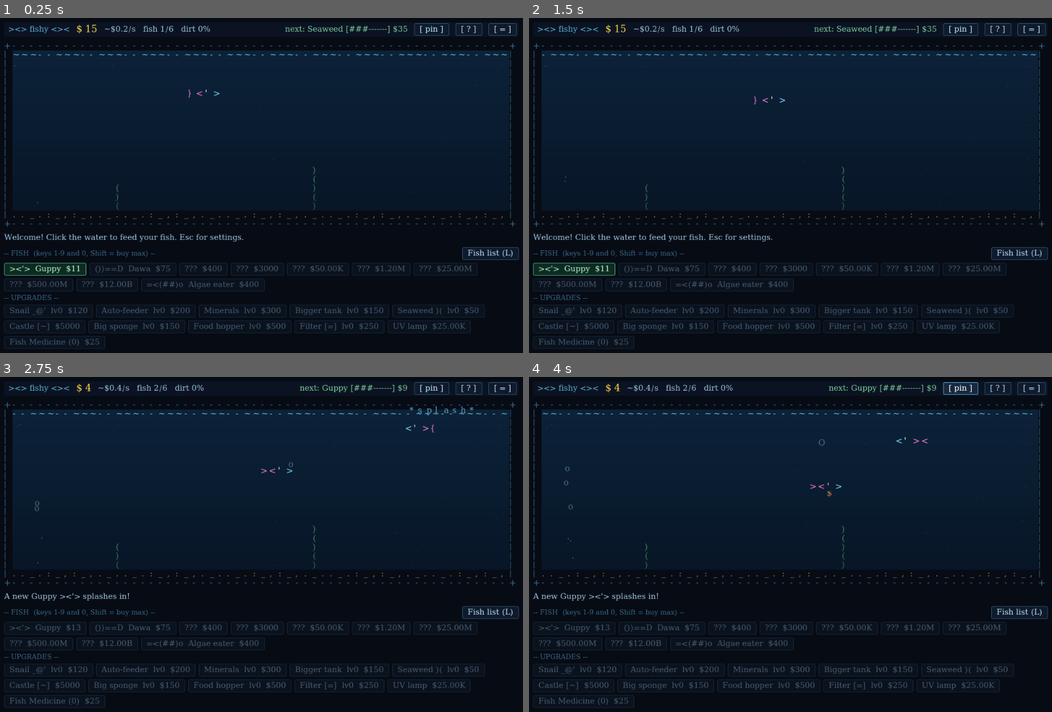
Above: before the commit, frames 1-4 (two rows, left to right).
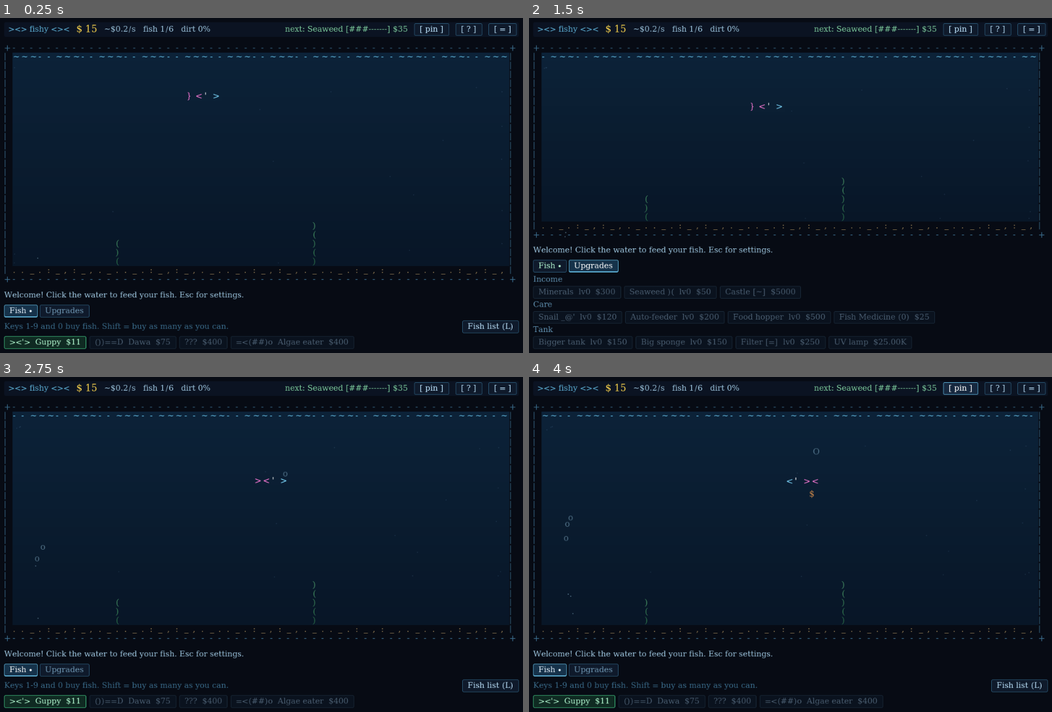
Above: after the commit, the same moments.

Repository: dapss/fishy
Game: Godot game, scene res://main.tscn
Same seed, same stepped clock (60 frames per second), same inputs: the game is played once before the commit and once after it.
Inputs (mouse positions are in pixels of both pictures, inside the frame that each line leads up to):
- Up to frame 1 (0.25 s): no input
- Up to frame 2 (1.5 s): click (549, 312) at 0.5 s, where only the run after the commit has a clickable "Fish •"; click (591, 312) at 1.25 s, where only the run after the commit has a clickable "Upgrades"
- Up to frame 3 (2.75 s): click (20, 624) at 2 s, where only the run after the commit has a clickable "Fish •"
- Up to frame 4 (4 s): click "[ pin ]" at 2.75 s; click "[ unpin ]" at 3.5 s

The runs differ from the first frame. In frame 1, 6.2% of the frame differs, in the area x 0-100%, y 7-99%; in frame 2, 6.6%; in frame 3, 6.2%; in frame 4, 6.2%.

Commit message:
Tabbed shop: Fish, Food, Upgrades and Pearls tabs, grouped upgrades, less clutter

Diff:
--- a/scripts/changelog.gd
+++ b/scripts/changelog.gd
@@ -15,6 +15,7 @@
 			"Keys 1-9 and 0 buy fish.",
 			"Pearls: once a tank has earned $1B, move to a new tank (O) for pearls, and spend them on perks that last forever. A named small fish can come along.",
 			"New upgrades: Coral reef (+10% coins per level, keeps going) and Pearl diver (more pearls when you move).",
+			"A tidier shop: tabs for Fish, Food, Upgrades and Pearls (Tab switches), upgrades in groups, maxed ones out of the way, and a dot on any tab with something you can afford.",
 			"Three fish only for tanks you've moved to: the Seahorse (1st move), the Octopus (3rd) and the Anglerfish (6th), with a new food, krill.",
 		],
 	},
--- a/scripts/help_card.gd
+++ b/scripts/help_card.gd
@@ -31,6 +31,7 @@
 	["KEYS", [
 		"Esc  settings        F1  this help",
 		"S    shop            L   fish list",
+		"Tab  next shop tab (Fish, Food, Upgrades, Pearls)",
 		"O    pearls and moving to a new tank",
 		"1-0  buy fish        F   feed every hungry fish",
 		"Q    what clicks drop (auto / a food)",
--- a/scripts/main.gd
+++ b/scripts/main.gd
@@ -103,6 +103,25 @@
 var fish_list
 var fish_list_button: Button
 var fish_section_label: Label
+# Shop tabs: one section of the shop shows at a time.
+const SHOP_TABS := ["fish", "food", "upgrades", "pearls"]
+const TAB_NAMES := {"fish": "Fish", "food": "Food", "upgrades": "Upgrades", "pearls": "Pearls"}
+const UPGRADE_GROUPS := [
+	["Income", ["minerals", "weed", "castle", "reef"]],
+	["Care", ["snail", "feeder", "hopper", "hatchery"]],
+	["Tank", ["tank", "sponge", "filter", "uv"]],
+]
+var shop_tab := "fish"
+var tab_buttons := {}
+var shop_sections := {}
+var upgrade_groups: Array = []    # [label, flow] per group
+var maxed_label: Label
+var tank_full_label: Label
+var pearl_info_label: Label
+var shop_full_scroll: ScrollContainer   # holds the shop in the full layout (height capped)
+var _tab_on: StyleBoxFlat
+var _shop_h := -1.0               # shop height last fitted (refit when it changes)
+var _tab_on_tight: StyleBoxFlat
 var tip_box: PanelContainer
 var tip_label: Label
 var tray: StatusIndicator
@@ -286,6 +305,8 @@
 		_toggle_fish_list()
 	elif k == KEY_O:
 		_toggle_pearls()
+	elif k == KEY_TAB:
+		_next_shop_tab()
 	elif k == KEY_P:
 		_set_setting("on_top", not settings.values.on_top)
 		_say("Pinned on top." if settings.values.on_top else "Unpinned.")
@@ -1027,6 +1048,16 @@
 		tight.content_margin_top = 2
 		tight.content_margin_bottom = 2
 		_compact_btn[state] = tight
+	# The open shop tab.
+	_tab_on = normal.duplicate() as StyleBoxFlat
+	_tab_on.bg_color = Color("16324a")
+	_tab_on.border_color = Color("5fb3d9")
+	_tab_on.border_width_bottom = 2
+	_tab_on_tight = _tab_on.duplicate() as StyleBoxFlat
+	_tab_on_tight.content_margin_left = 5
+	_tab_on_tight.content_margin_right = 5
+	_tab_on_tight.content_margin_top = 2
+	_tab_on_tight.content_margin_bottom = 2
 	return th
 
 
@@ -1146,42 +1177,58 @@
 	clean_button.tooltip_text = "Clean mode (W): hold left and scrub the glass.\nSlow strokes clean best. Right-click rinses the sponge."
 	info_row.add_child(clean_button)
 
-	# Shop.
+	# Shop: a row of tabs, and one section at a time under it.
 	shop_box = VBoxContainer.new()
 	shop_box.add_theme_constant_override("separation", 6)
 	# Fill the pop-up's width so the flow rows put several buttons side by side.
 	shop_box.size_flags_horizontal = Control.SIZE_EXPAND_FILL
-	main_vb.add_child(shop_box)
-	# A flow container, so the button drops under the label in narrow windows.
-	var fish_head := HFlowContainer.new()
-	fish_head.add_theme_constant_override("h_separation", 6)
-	fish_head.add_theme_constant_override("v_separation", 4)
-	fish_section_label = _section_label("FISH  (keys 1-9 and 0, Shift = buy max)")
-	fish_section_label.tooltip_text = "Keys 1-9 and 0 buy fish. Hold Shift to buy as many as you can afford."
-	fish_section_label.mouse_filter = Control.MOUSE_FILTER_PASS
+	shop_full_scroll = ScrollContainer.new()
+	shop_full_scroll.horizontal_scroll_mode = ScrollContainer.SCROLL_MODE_DISABLED
+	main_vb.add_child(shop_full_scroll)
+	shop_full_scroll.add_child(shop_box)
+	# A flow container, so the list button drops under the tabs in narrow windows.
+	var tab_row := HFlowContainer.new()
+	tab_row.add_theme_constant_override("h_separation", 4)
+	tab_row.add_theme_constant_override("v_separation", 4)
+	shop_box.add_child(tab_row)
+	for t in SHOP_TABS:
+		var b := _make_button("", _set_shop_tab.bind(t))
+		b.tooltip_text = "Tab: next shop tab"
+		tab_row.add_child(b)
+		tab_buttons[t] = b
+
+	# Fish
+	var fish_sec := VBoxContainer.new()
+	fish_sec.add_theme_constant_override("separation", 6)
+	shop_box.add_child(fish_sec)
+	shop_sections.fish = fish_sec
+	var fish_head := HBoxContainer.new()
+	fish_sec.add_child(fish_head)
+	fish_section_label = _hint_label("Keys 1-9 and 0 buy fish. Shift = buy as many as you can.")
+	fish_section_label.size_flags_horizontal = Control.SIZE_EXPAND_FILL
 	fish_head.add_child(fish_section_label)
-	var head_space := Control.new()
-	head_space.size_flags_horizontal = Control.SIZE_EXPAND_FILL
-	fish_head.add_child(head_space)
 	fish_list_button = _make_button("Fish list (L)", _toggle_fish_list)
 	fish_list_button.tooltip_text = "Every fish in your tank, with level and hunger."
 	fish_head.add_child(fish_list_button)
-	shop_box.add_child(fish_head)
-	var fish_flow := HFlowContainer.new()
-	fish_flow.add_theme_constant_override("h_separation", 6)
-	fish_flow.add_theme_constant_override("v_separation", 6)
-	shop_box.add_child(fish_flow)
+	tank_full_label = _hint_label("")
+	tank_full_label.add_theme_color_override("font_color", Color("d9a35f"))
+	fish_sec.add_child(tank_full_label)
+	var fish_flow := _shop_flow()
+	fish_sec.add_child(fish_flow)
 	for i in Data.SHOP_ORDER:
 		var b := _make_button("", _buy_fish.bind(i))
 		fish_flow.add_child(b)
 		fish_buttons.append(b)
 
-	food_label = _section_label("FOOD  (each fish eats only its own)")
-	shop_box.add_child(food_label)
-	food_flow = HFlowContainer.new()
-	food_flow.add_theme_constant_override("h_separation", 6)
-	food_flow.add_theme_constant_override("v_separation", 6)
-	shop_box.add_child(food_flow)
+	# Food
+	var food_sec := VBoxContainer.new()
+	food_sec.add_theme_constant_override("separation", 6)
+	shop_box.add_child(food_sec)
+	shop_sections.food = food_sec
+	food_label = _hint_label("Each fish eats only its own food. Treats help every fish.")
+	food_sec.add_child(food_label)
+	food_flow = _shop_flow()
+	food_sec.add_child(food_flow)
 	for k in Data.PAID_FOODS:
 		var b := _make_button("", _buy_food.bind(k))
 		food_flow.add_child(b)
@@ -1191,19 +1238,48 @@
 		food_flow.add_child(b)
 		treat_buttons[t] = b
 
-	shop_box.add_child(_section_label("UPGRADES"))
-	var up_flow := HFlowContainer.new()
-	up_flow.add_theme_constant_override("h_separation", 6)
-	up_flow.add_theme_constant_override("v_separation", 6)
-	shop_box.add_child(up_flow)
+	# Upgrades, in small groups.
+	var up_sec := VBoxContainer.new()
+	up_sec.add_theme_constant_override("separation", 4)
+	shop_box.add_child(up_sec)
+	shop_sections.upgrades = up_sec
+	medicine_button = _make_button("", _buy_medicine)
+	for g in UPGRADE_GROUPS:
+		var gl := _hint_label(String(g[0]))
+		gl.add_theme_color_override("font_color", Color("5f8fae"))
+		up_sec.add_child(gl)
+		var flow := _shop_flow()
+		up_sec.add_child(flow)
+		upgrade_groups.append([gl, flow])
+		for key in g[1]:
+			var b := _make_button("", _buy_upgrade.bind(key))
+			flow.add_child(b)
+			upgrade_buttons[key] = b
+		if g[0] == "Care":
+			flow.add_child(medicine_button)
+	maxed_label = _hint_label("")
+	up_sec.add_child(maxed_label)
+
+	# Pearls
+	var pearl_sec := VBoxContainer.new()
+	pearl_sec.add_theme_constant_override("separation", 6)
+	shop_box.add_child(pearl_sec)
+	shop_sections.pearls = pearl_sec
+	pearl_info_label = _hint_label("")
+	pearl_info_label.autowrap_mode = TextServer.AUTOWRAP_WORD_SMART
+	pearl_info_label.size_flags_horizontal = Control.SIZE_EXPAND_FILL
+	pearl_sec.add_child(pearl_info_label)
+	var pearl_flow := _shop_flow()
+	pearl_sec.add_child(pearl_flow)
+	pearl_button = _make_button("", _toggle_pearls)
+	pearl_flow.add_child(pearl_button)
 	for key in Data.UPGRADES:
-		var b := _make_button("", _buy_upgrade.bind(key))
-		up_flow.add_child(b)
-		upgrade_buttons[key] = b
-	medicine_button = _make_button("", _buy_medicine)
-	up_flow.add_child(medicine_button)
-	pearl_button = _make_button("", _toggle_pearls)
-	up_flow.add_child(pearl_button)
+		if not upgrade_buttons.has(key):
+			# Upgrades that belong with pearls (Pearl diver).
+			var b := _make_button("", _buy_upgrade.bind(key))
+			pearl_flow.add_child(b)
+			upgrade_buttons[key] = b
+	_show_shop_tab()
 
 	# Shop pop-up used in compact mode: covers the bottom of the tank.
 	shop_popup = PanelContainer.new()
@@ -1311,6 +1387,97 @@
 	b.focus_mode = Control.FOCUS_NONE
 	b.pressed.connect(cb)
 	return b
+
+
+# A dim one-line note inside a shop tab.
+func _hint_label(text: String) -> Label:
+	var l := Label.new()
+	l.text = text
+	l.add_theme_color_override("font_color", Color("3a6b8a"))
+	l.mouse_filter = Control.MOUSE_FILTER_PASS
+	l.clip_text = true
+	l.text_overrun_behavior = TextServer.OVERRUN_TRIM_ELLIPSIS
+	_floating_labels.append(l)
+	return l
+
+
+func _shop_flow() -> HFlowContainer:
+	var flow := HFlowContainer.new()
+	flow.add_theme_constant_override("h_separation", 6)
+	flow.add_theme_constant_override("v_separation", 6)
+	return flow
+
+
+func _tab_shown(t: String) -> bool:
+	match t:
+		"food":
+			return not food_seen.is_empty()
+		"pearls":
+			return _pearls_known()
+	return true
+
+
+func _set_shop_tab(t: String) -> void:
+	shop_tab = t
+	_show_shop_tab()
+	_refresh()
+	# After the new tab has laid out, so its height is known.
+	_fit_popups.call_deferred()
+
+
+# Tab key: the next tab that's showing.
+func _next_shop_tab() -> void:
+	var i := SHOP_TABS.find(shop_tab)
+	for n in range(1, SHOP_TABS.size() + 1):
+		var t: String = SHOP_TABS[(i + n) % SHOP_TABS.size()]
+		if _tab_shown(t):
+			_set_shop_tab(t)
+			return
+
+
+func _show_shop_tab() -> void:
+	if not _tab_shown(shop_tab):
+		shop_tab = "fish"
+	for t in SHOP_TABS:
+		shop_sections[t].visible = t == shop_tab
+
+
+# Tab labels, with a dot when something in that tab is affordable.
+func _refresh_tabs() -> void:
+	_show_shop_tab()
+	var h := shop_box.get_combined_minimum_size().y
+	if h != _shop_h:
+		_shop_h = h
+		_fit_popups.call_deferred()
+	for t in SHOP_TABS:
+		var b: Button = tab_buttons[t]
+		b.visible = _tab_shown(t)
+		var dot := _section_has_buy(shop_sections[t])
+		var label: String = TAB_NAMES[t]
+		if compact and t == "upgrades":
+			label = "Upgr"
+		if t == "pearls":
+			label += " %d" % pearls
+		b.text = label + (" \u2022" if dot else "")
+		var on: bool = t == shop_tab
+		for state in ["normal", "hover", "pressed"]:
+			if on:
+				b.add_theme_stylebox_override(state, _tab_on_tight if compact else _tab_on)
+			elif compact:
+				b.add_theme_stylebox_override(state, _compact_btn.get(state, _compact_btn.normal))
+			else:
+				b.remove_theme_stylebox_override(state)
+		b.add_theme_color_override("font_color", Color("e8f4ff") if on else (Color("b8ffd6") if dot else Color("6f97b3")))
+
+
+func _section_has_buy(node: Node) -> bool:
+	for c in node.get_children():
+		if c is Button:
+			if c.visible and not c.disabled and c != pearl_button and c != fish_list_button:
+				return true
+		elif c is Control and c.visible and _section_has_buy(c):
+			return true
+	return false
 
 
 func _section_label(text: String) -> Label:
@@ -1534,8 +1701,9 @@
 	if compact:
 		shop_scroll.add_child(shop_box)
 	else:
-		main_vb.add_child(shop_box)
+		shop_full_scroll.add_child(shop_box)
 		shop_popup.visible = false
+	shop_full_scroll.visible = not compact
 
 
 # Small windows: tighter margins and buttons, smaller status text.
@@ -1547,8 +1715,8 @@
 	settings_button.text = "[=]" if small else "[ = ]"
 	help_button.text = "[?]" if small else "[ ? ]"
 	undo_button.text = "[undo]" if small else "[ undo sell ]"
-	fish_section_label.text = "-- FISH --" if small else "-- FISH  (keys 1-9 and 0, Shift = buy max) --"
-	food_label.text = "-- FOOD --" if small else "-- FOOD  (each fish eats only its own) --"
+	fish_section_label.visible = not small
+	food_label.visible = not small
 	fish_list_button.text = "List (L)" if small else "Fish list (L)"
 	for b in [shop_button, pin_button, help_button, settings_button, min_button, close_button, undo_button]:
 		for state in _compact_btn:
@@ -1564,7 +1732,7 @@
 			l.remove_theme_font_size_override("font_size")
 	info_label.custom_minimum_size.y = 16 if small else 20
 	var shop_buttons: Array = fish_buttons + upgrade_buttons.values() + food_buttons.values() + treat_buttons.values() \
-		+ [medicine_button, fish_list_button, food_button]
+		+ [medicine_button, fish_list_button, food_button, pearl_button] + tab_buttons.values()
 	for b in shop_buttons:
 		for state in _compact_btn:
 			if small:
@@ -1582,6 +1750,9 @@
 	var pad: float = shop_popup.get_theme_stylebox("panel").get_minimum_size().y
 	var room := maxf(60.0, size.y - top - pad - 16.0)
 	shop_scroll.custom_minimum_size.y = minf(shop_box.get_combined_minimum_size().y, room)
+	# Full layout: the shop never takes more than about 45% of the window,
+	# so the tank always keeps the bigger part.
+	shop_full_scroll.custom_minimum_size.y = minf(shop_box.get_combined_minimum_size().y, maxf(80.0, size.y * 0.45))
 	info_card.max_width = size.x - 40.0
 	update_card.max_width = size.x - 40.0
 	fish_card.max_width = size.x - 40.0
@@ -2007,6 +2178,8 @@
 				continue
 		# The pop-up shop uses short labels so 2-3 buttons fit per row;
 		# the tooltip has the full details.
+		if pos >= 0:
+			b.visible = pos <= unlocked + 1    # only the next fish to discover shows as ???
 		if pos > unlocked:
 			b.text = ("??? $" if compact else "???  $") + Data.fmt(cost)
 			b.tooltip_text = "Buy the previous fish to discover this one."
@@ -2048,9 +2221,30 @@
 	upgrade_buttons.diver.visible = _pearls_known()
 	pearl_button.visible = _pearls_known()
 	var gain := Data.pearls_for(run_earned, upgrades.diver)
-	pearl_button.text = ("Pearls %d" if compact else "Pearls (O)  %d") % pearls + (("  +%d" % gain) if gain > 0 else "")
+	pearl_button.text = "Open pearls (O)"
 	pearl_button.tooltip_text = "Spend pearls on perks that last forever, or move to a new tank for more pearls."
-	_mark_affordable(pearl_button)
+	pearl_button.disabled = false
+	pearl_info_label.text = ("%d pearls. Moving now: +%d." % [pearls, gain]) if gain > 0 else (
+		"%d pearls. First pearl at $%s earned in this tank." % [pearls, Data.fmt(Data.next_pearl_at(run_earned))])
+	# Maxed upgrades step aside into one line.
+	var maxed := []
+	for key in upgrade_buttons:
+		var b: Button = upgrade_buttons[key]
+		if b.visible and upgrades[key] >= int(Data.UPGRADES[key].max):
+			b.visible = false
+			maxed.append(String(Data.UPGRADES[key].short))
+	maxed_label.text = "Maxed: " + ", ".join(maxed)
+	maxed_label.visible = not maxed.is_empty()
+	for g in upgrade_groups:
+		var any := false
+		for c in g[1].get_children():
+			any = any or c.visible
+		g[0].visible = any
+		g[1].visible = any
+	var room: int = tank.room_used()
+	tank_full_label.text = ("Full (%d/%d): sell a fish or get Tank+" if compact else "The tank is full (%d/%d): sell a fish, or buy a Bigger tank in Upgrades.") % [room, capacity()]
+	tank_full_label.visible = room >= capacity()
+	_refresh_tabs()
 	medicine_button.visible = settings.values.dirt
 
 
@@ -2088,7 +2282,6 @@
 				"\nActive: %s left." % Data.fmt_time(tank.golden_time) if tank.golden_time > 0.0 else ""]
 		b.disabled = money < tp
 		_mark_affordable(b)
-	food_label.visible = any
 	food_flow.visible = any
 	# The food bar: what a click drops, and what's in stock.
 	food_button.visible = any
